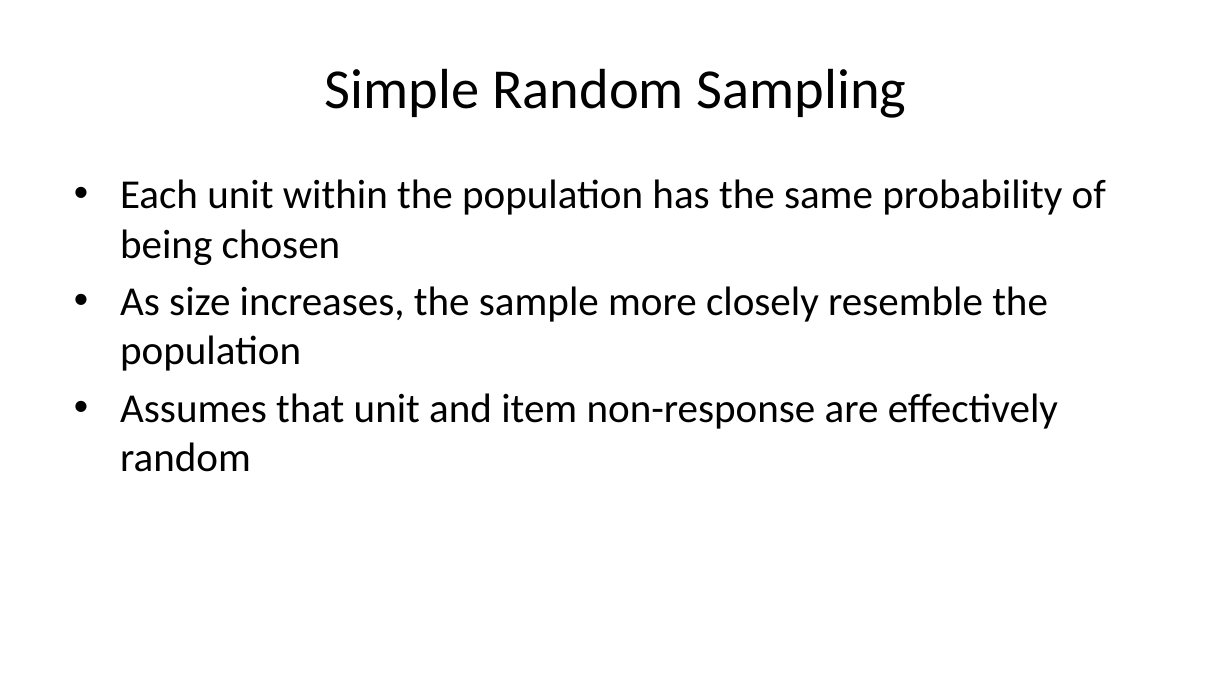
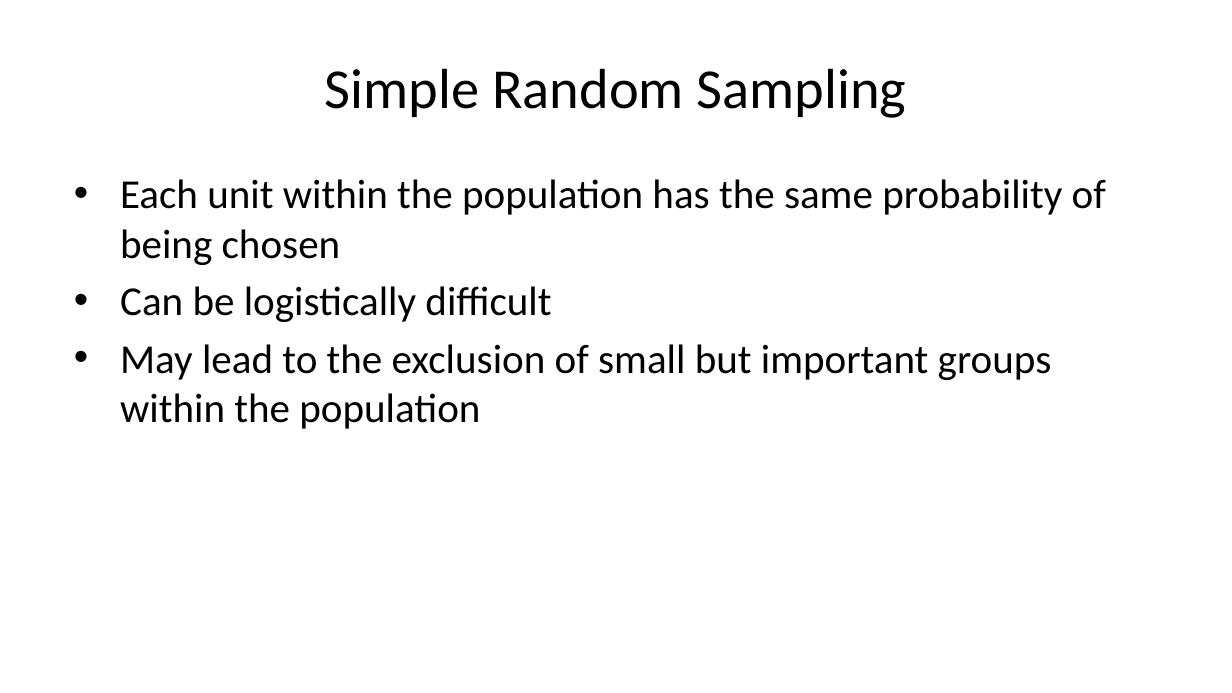
Before and after one commit to jrspringman/psci3200-globaldev, a slide deck: slide 6 of docs/slides/lees-sampling.pptx (slide 7 before the commit). Drawn at 1232x693 pixels with LibreOffice and Linux fonts; fonts in the diff are those of the drawing. Boxes give left, top, right and bottom in pixels: in the first picture for what was removed or moved away, otherwise in the second. Text is boxed around its words. In the diff, an @@ line names an element or a change of style, - is before the commit and + after.

```diff
--- a/docs/slides/lees-sampling.pptx
+++ b/docs/slides/lees-sampling.pptx
@@ text at (x1=120, y1=286, x2=1052, y2=429): text changed @@
-• As size increases, the sample more closely resemble the population
-• Assumes that unit and item non-response are effectively random
+• Can be logistically difficult
+• May lead to the exclusion of small but important groups within the population
```
Also in this commit, not shown: 5 other slides changed, 4 slides added, 3 slides removed, 7 other files.
